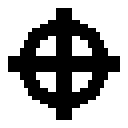
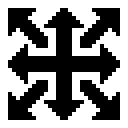
Layer changes from the first 128 x 128 image to the second:
added layer "dir8" above "dir" over 8, 8, 120, 120
hid "crosshairs" over 8, 8, 120, 120
